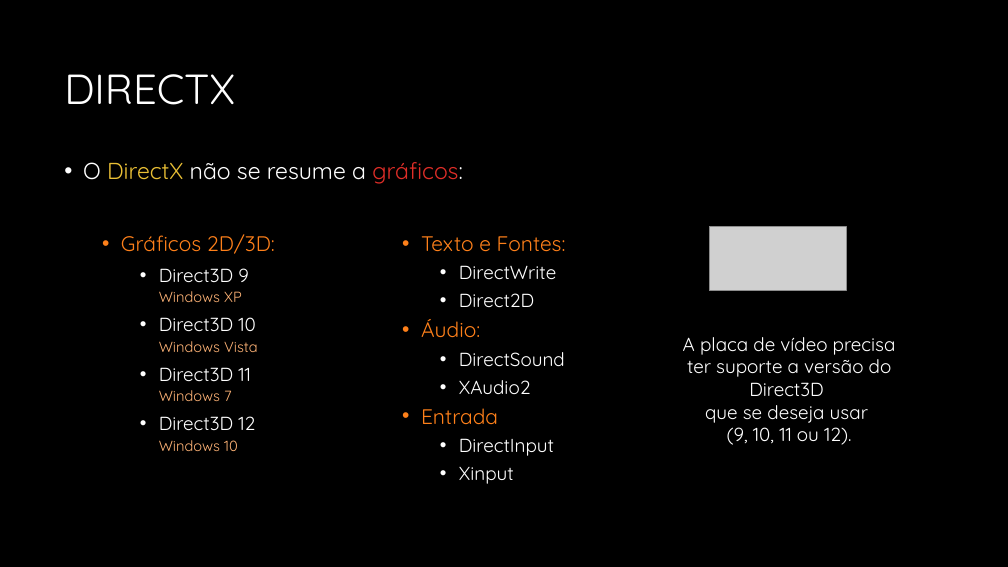
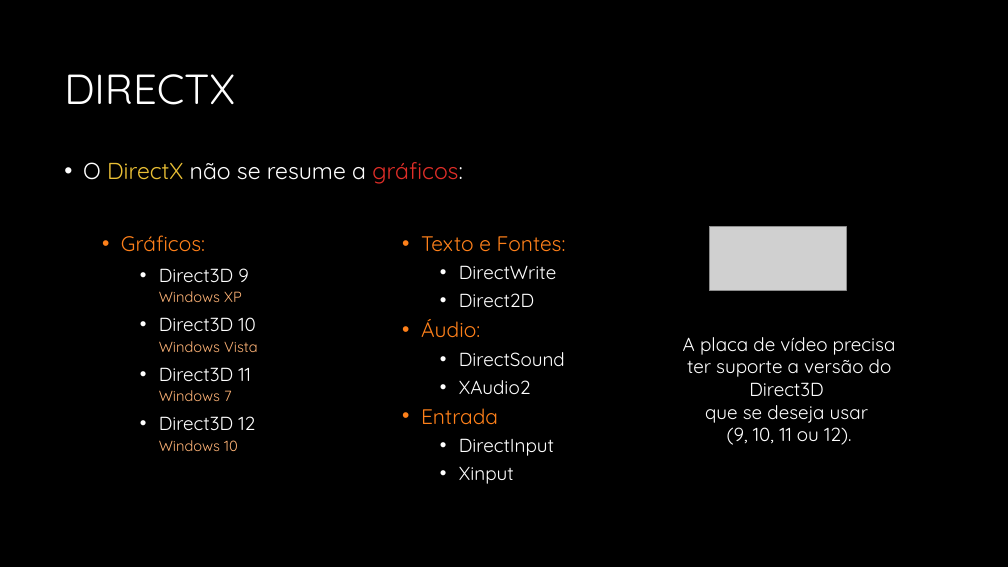
Before and after one commit to JudsonSS/CG, a slide deck: slide 3 of Slides/05. Infraestrutura do DirectX.pptx. Drawn at 1008x567 pixels with LibreOffice and Linux fonts; fonts in the diff are those of the drawing; grey boxes stand for pictures; background and template pictures are left out. Boxes give left, top, right and bottom in pixels: in the first picture for what was removed or moved away, otherwise in the second. Text is boxed around its words. In the diff, an @@ line names an element or a change of style, - is before the commit and + after.

```diff
--- a/Slides/05. Infraestrutura do DirectX.pptx
+++ b/Slides/05. Infraestrutura do DirectX.pptx
@@ text at [121, 235, 205, 252]: text changed @@
-  • Gráficos 2D/3D:
+  • Gráficos:
```
Also in this commit, not shown: 5 other slides changed.
